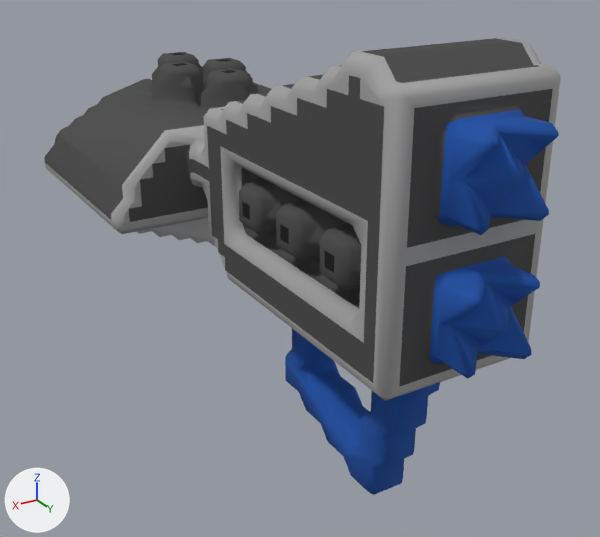
What one commit did to the OBJ model src/jsMain/resources/meshes/diadochi-1-pazuzu-class.obj.
Both versions are drawn from a camera (50 mm lens) standing at (28.9, 55.3, 36.4) and looking at (-2.2, 3.5, 10.5). The axes (+X, +Y, +Z) are drawn at lower left. The lights are the same throughout. Where no turn or scale is listed for an object, it has been applied to the vertices.

The older version as bpy lines, for what is in view:
```python
me_diadochi_1_pazuzu_class = bpy.data.meshes.new('diadochi-1-pazuzu-class')
me_diadochi_1_pazuzu_class.from_pydata(...)  # 1372 vertices, 2544 faces; spans x -11.5..11.5, y -28.0..28.0, z -0.1..29.9
me_diadochi_1_pazuzu_class.materials.append(mat_diadochi_1_pazuzu_class)
ob_diadochi_1_pazuzu_class = bpy.data.objects.new('diadochi-1-pazuzu-class', me_diadochi_1_pazuzu_class)
ob_diadochi_1_pazuzu_class.location = (0.0, 0.0, 0.0)
```
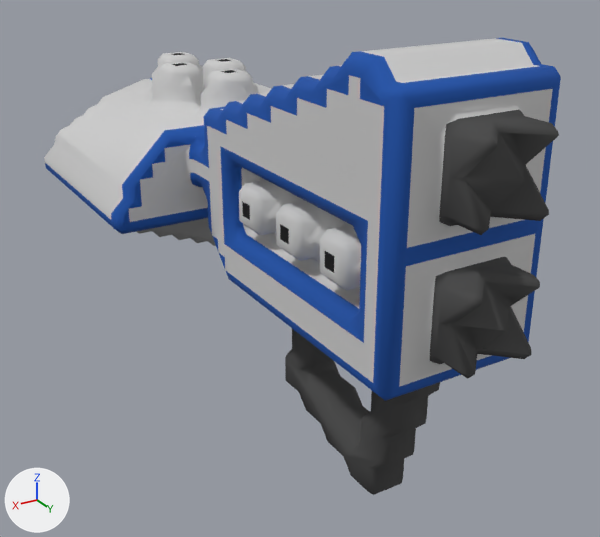
The newer file is also turned or shifted as a whole; pictures and numbers use the older file's frame.

Pixel boxes (x1, y1, x2, y2) of what changed, in the pictures (600 x 537 px; the box of a moved part takes in the faces that stretch with it):
```json
{"part": 1, "of": "me_diadochi_1_pazuzu_class", "change": "moved or reshaped", "before": [111, 63, 558, 493], "after": [111, 63, 558, 493]}
{"part": 2, "of": "me_diadochi_1_pazuzu_class", "change": "surface changed", "before": [44, 38, 561, 495], "after": [44, 38, 561, 495]}
```

Edits to the scene script, one JSON object a line:
```json
{"block": "me_diadochi_1_pazuzu_class", "where": "# used by ob_diadochi_1_pazuzu_class; location = (0.0, 0.0, 0.0)"}
{"op": "remove", "block": "me_diadochi_1_pazuzu_class", "code": "me_diadochi_1_pazuzu_class.from_pydata(...)  # 1372 vertices, 2544 faces; spans x -11.5..11.5, y -28.0..28.0, z -0.1..29.9"}
{"op": "add", "block": "me_diadochi_1_pazuzu_class", "code": "me_diadochi_1_pazuzu_class.from_pydata(...)  # 1370 vertices, 2539 faces; spans x -11.5..11.5, y -28.0..28.0, z -0.1..29.9"}
{"block": "me_diadochi_1_pazuzu_class", "change": "me_diadochi_1_pazuzu_class part 1"}
{"block": "me_diadochi_1_pazuzu_class", "change": "9 vertices are removed from x -3.0..4.0, y -24.5..27.0, z 14.4..24.4"}
{"block": "me_diadochi_1_pazuzu_class", "change": "236 faces are deleted"}
{"block": "me_diadochi_1_pazuzu_class", "change": "3 vertices move from x -2.0..2.0, y 26.5..27.5, z 23.9..26.4 to x -0.5..2.0, y 26.5, z 22.4..26.4"}
{"block": "me_diadochi_1_pazuzu_class", "change": "7 vertices are added at x -4.0..2.5, y -26.5..27.5, z 15.4..23.9"}
{"block": "me_diadochi_1_pazuzu_class", "change": "231 new faces join them"}
{"block": "me_diadochi_1_pazuzu_class", "change": "me_diadochi_1_pazuzu_class part 2: 2294 kept faces spanning x -11.5..11.5, y -28.0..28.0, z -0.1..29.9 get new texture (UV) coordinates"}
```
